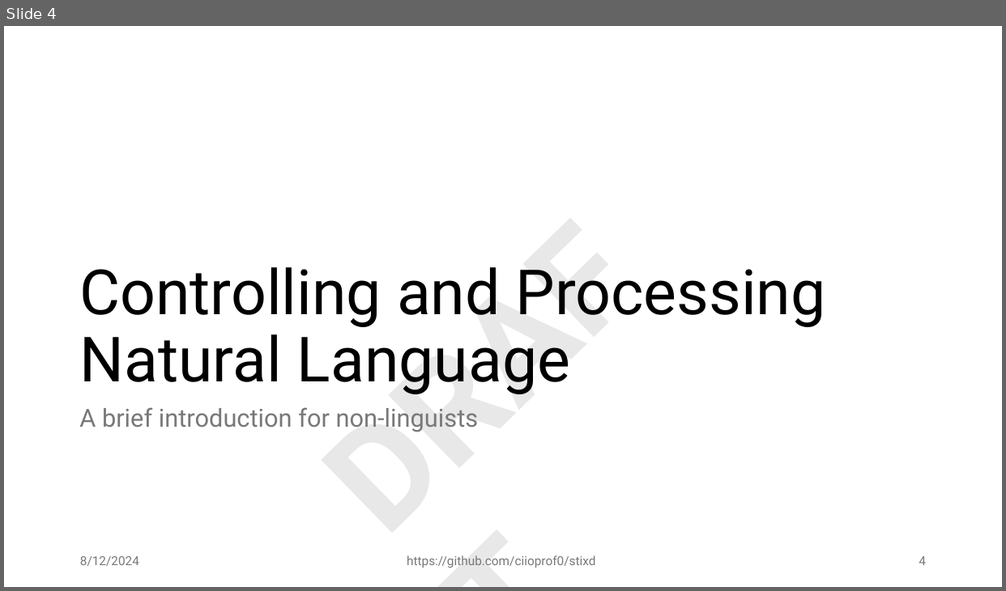
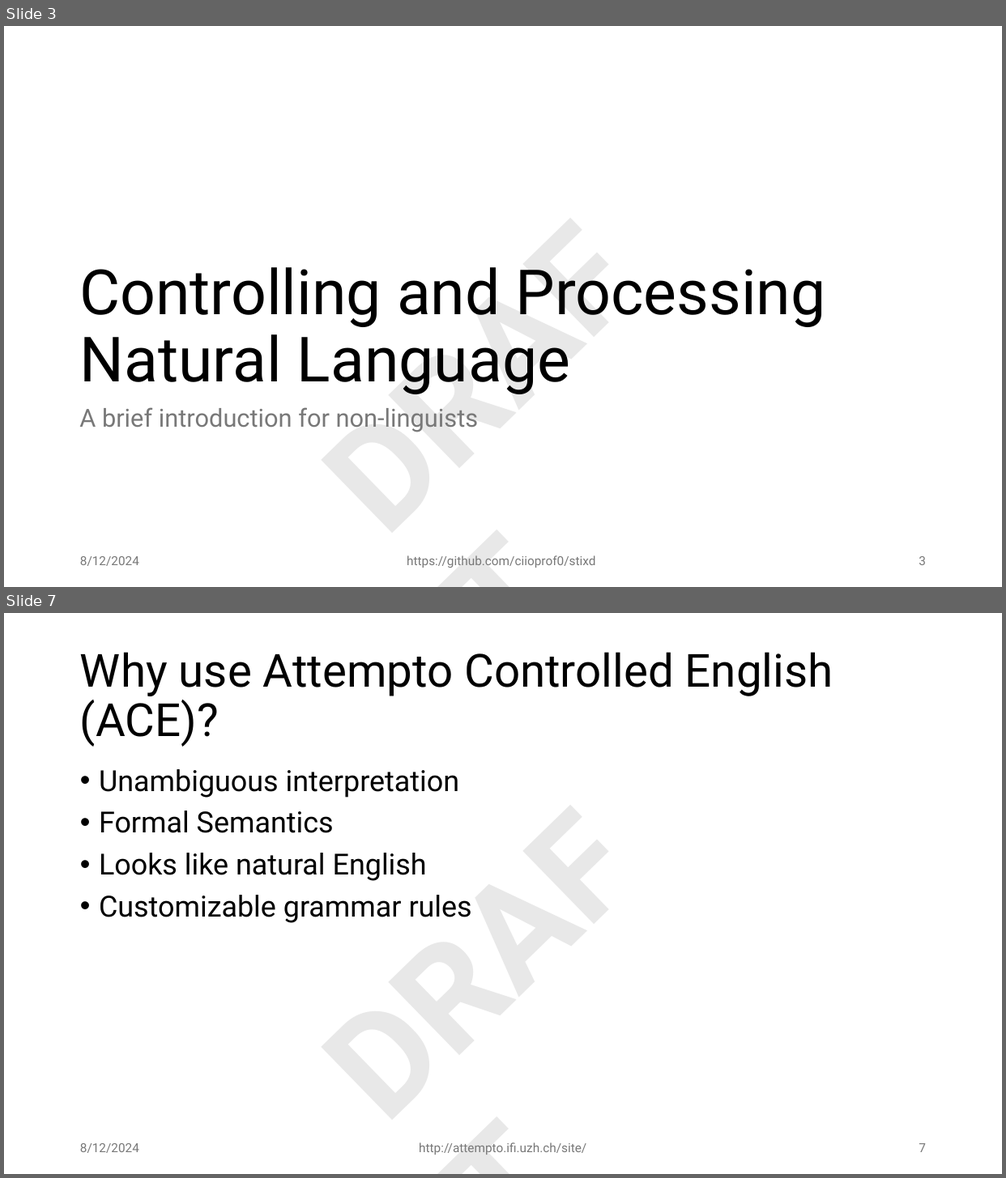
Before and after one commit to ciioprof0/stixd, a slide deck: docs/stixd_demo.pptx. Shown one above the other, each under a label of ours: slide 4 before the commit, slides 3 and 7 after it; the slides between them are not shown. The pictures are 1006x591 and 1006x1178 pixels, drawn with LibreOffice and Linux fonts; fonts in the diff are those of the drawing. Boxes give left, top, right and bottom in pixels: in the first picture for what was removed or moved away, otherwise in the second. Text is boxed around its words. In the diff, an @@ line names an element or a change of style, - is before the commit and + after.

```diff
--- a/docs/stixd_demo.pptx
+++ b/docs/stixd_demo.pptx
@@ slide 7 added at [4, 613, 1002, 1174], background #FFFFFF; not listed: 1 template element that a slide beside it also shows @@
@@ title added at [80, 652, 833, 747], 44 pt, text #000000 @@
+Why use Attempto Controlled English (ACE)?
@@ text added at [99, 769, 472, 923], 28 pt, text #000000 @@
+• Unambiguous interpretation
+• Formal Semantics
+• Looks like natural English
+• Customizable grammar rules
@@ text added at [80, 1144, 139, 1153], 12 pt, text #797979 @@
+8/12/2024
@@ text added at [419, 1143, 586, 1155], 12 pt, text #797979 @@
+http://attempto.ifi.uzh.ch/site/
@@ page number added at [918, 1144, 926, 1152], 12 pt, text #797979 @@
+7
@@ what was slide 4 is now slide 3 @@
@@ page number at [918, 557, 926, 565]: text changed @@
-4
+3
```
Also in this commit, not shown: 12 slides changed, 2 other slides added, 1 slide removed.
